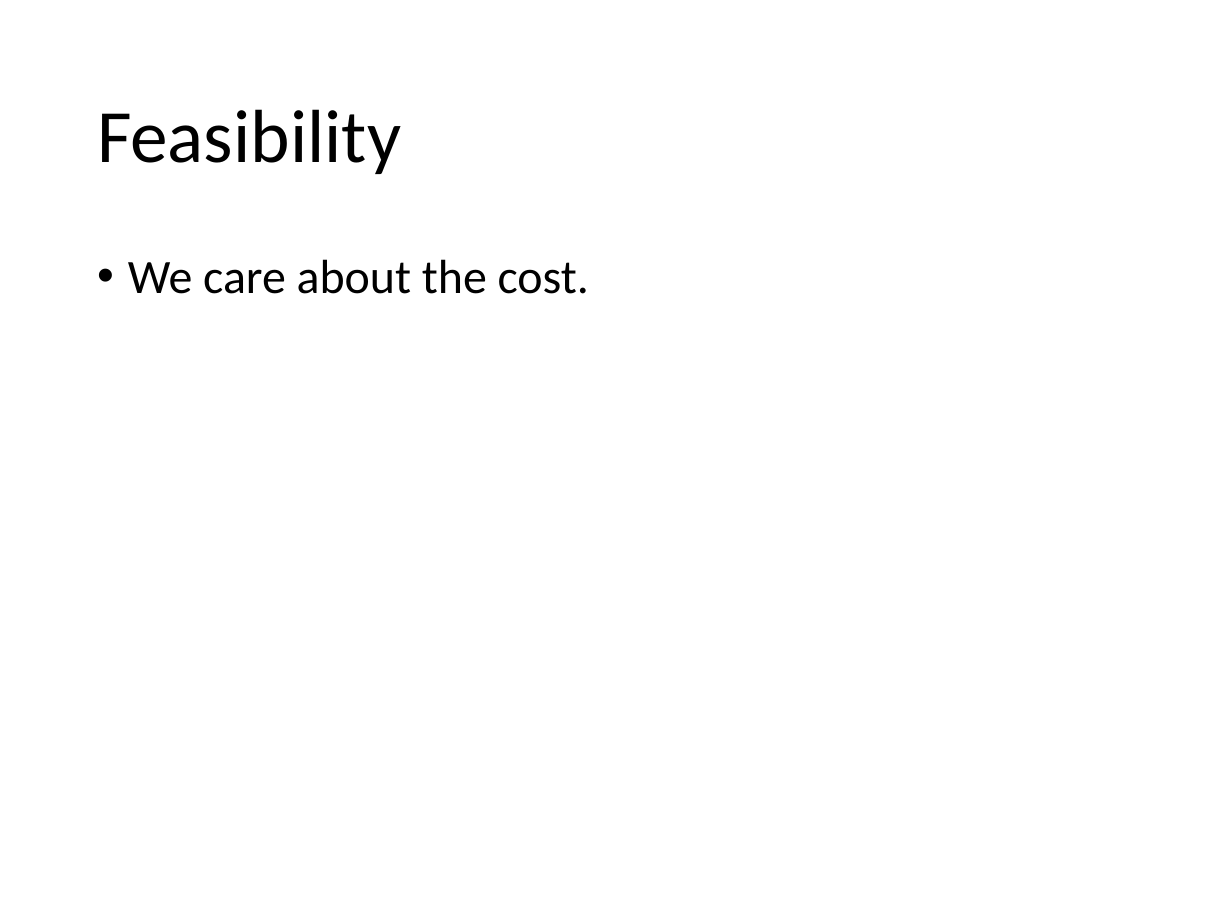
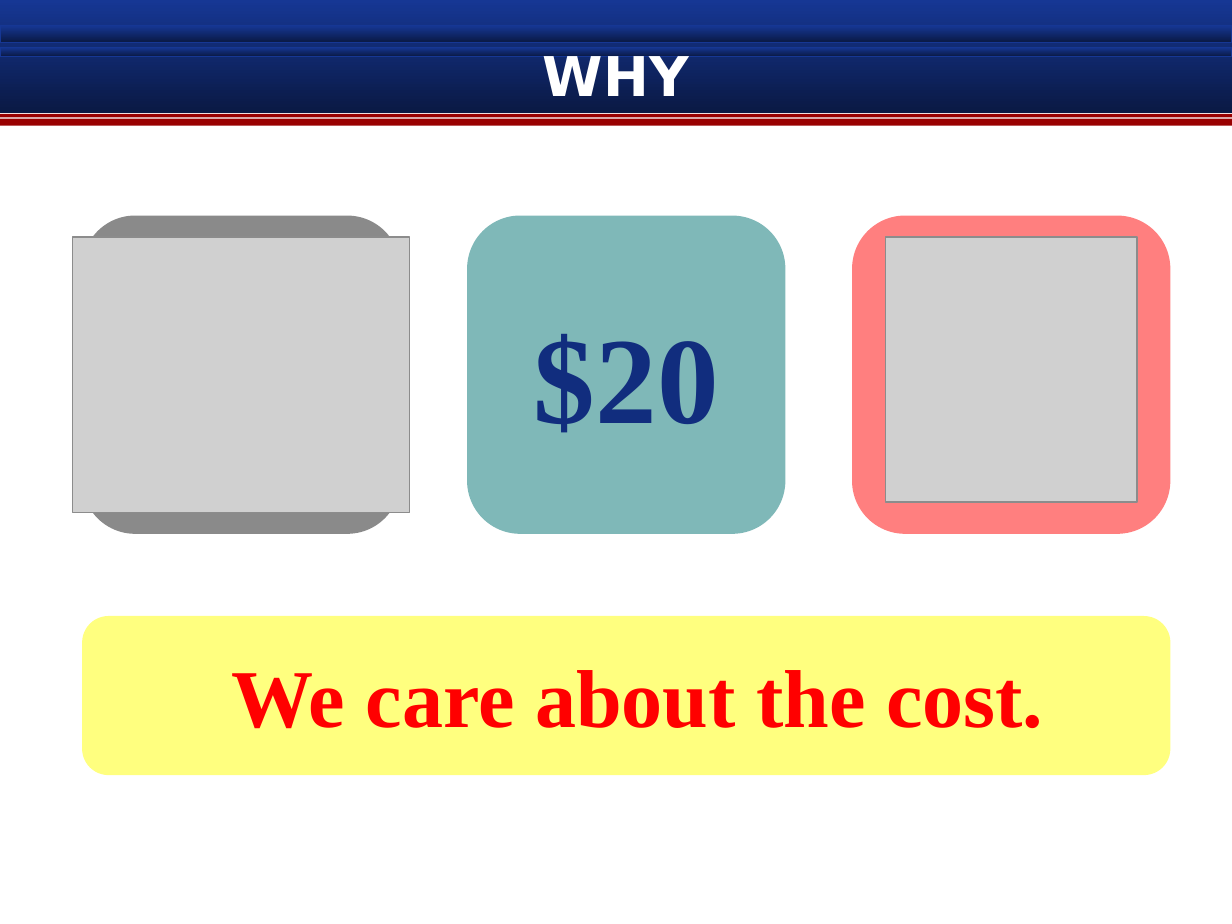
Before and after one commit to TaQini/INAmerica, a slide deck: slide 3 of hitchhiking express.pptx (slide 6 before the commit). Drawn at 1232x924 pixels with LibreOffice and Linux fonts; fonts in the diff are those of the drawing; grey boxes stand for pictures; background and template pictures are left out. Boxes give left, top, right and bottom in pixels: in the first picture for what was removed or moved away, otherwise in the second. Text is boxed around its words. In the diff, an @@ line names an element or a change of style, - is before the commit and + after.

```diff
--- a/hitchhiking express.pptx
+++ b/hitchhiking express.pptx
@@ rectangle added at [0, 0, 1232, 113], fill gradient #163794 to #10276A @@
@@ rectangle added at [0, 26, 1232, 43], fill gradient #163794 to #10276A, outline #163794 0.75 pt @@
@@ rectangle added at [0, 47, 1232, 57], fill gradient #163794 to #10276A, outline #163794 0.75 pt @@
@@ title added at [543, 56, 689, 96], 32 pt, text #FFFFFF, bold @@
+WHY
@@ rectangle added at [0, 113, 1232, 126], fill #990000 @@
@@ line added from (0, 118) to (1232, 118), #FFFFFF 0.75 pt @@
@@ title removed at [97, 109, 401, 174] @@
-Feasibility
@@ picture added at [73, 237, 410, 511] @@
@@ rounded rectangle added at [83, 216, 400, 533], fill #161616 at 50% opacity @@
@@ rounded rectangle added at [467, 216, 785, 533], fill #007373 at 50% opacity @@
@@ rounded rectangle added at [853, 216, 1170, 533], fill #FF0000 at 50% opacity @@
@@ picture added at [886, 237, 1137, 501] @@
@@ text added at [534, 334, 719, 433], 72 pt, text #112D7E, bold @@
+$20
@@ rounded rectangle added at [83, 616, 1170, 775], fill #FFFF00 at 50% opacity @@
@@ text "We care about the cost.": place and size @@
-text "We care about the cost." at [128, 259, 589, 294]
+text "We care about the cost." at [231, 670, 1043, 729]
@@ text "We care about the cost." at [231, 670, 1043, 729]: size 28 to 48 pt, font Calibri to Times New Roman, text colour #000000 to #FF0000, bold on; bullet • to none; line spacing 0.9 to 1; less space between paragraphs @@
```
Also in this commit, not shown: 1 other slide changed, 7 slides added, 5 slides removed, 14 other files.
